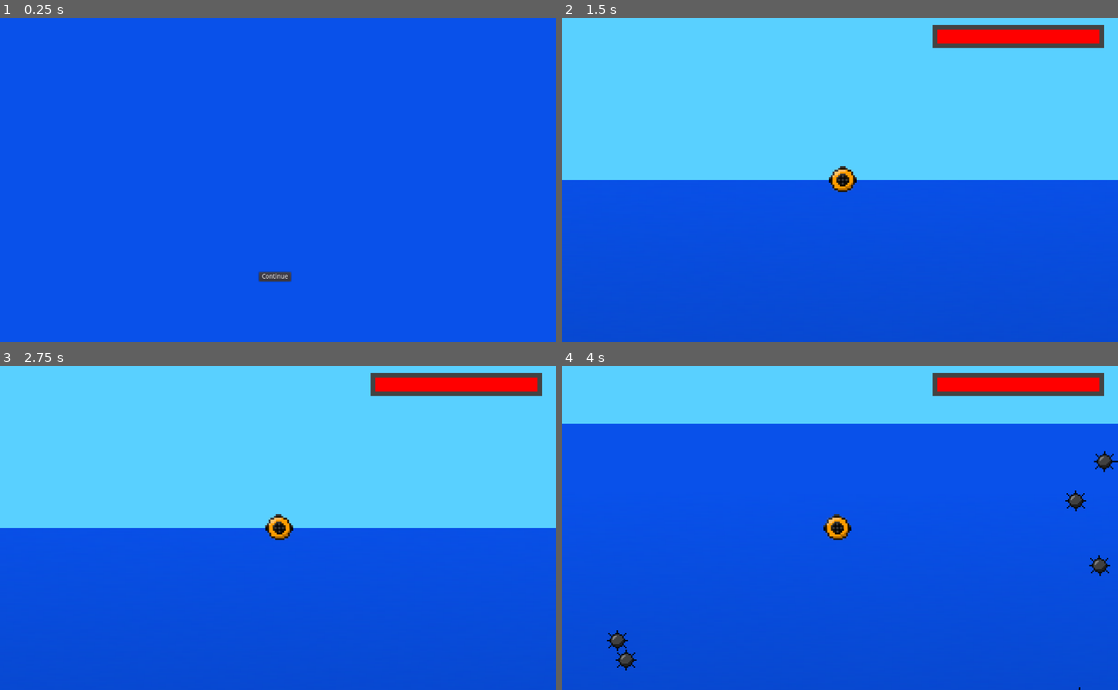
Above: before the commit, frames 1-4 (two rows, left to right).
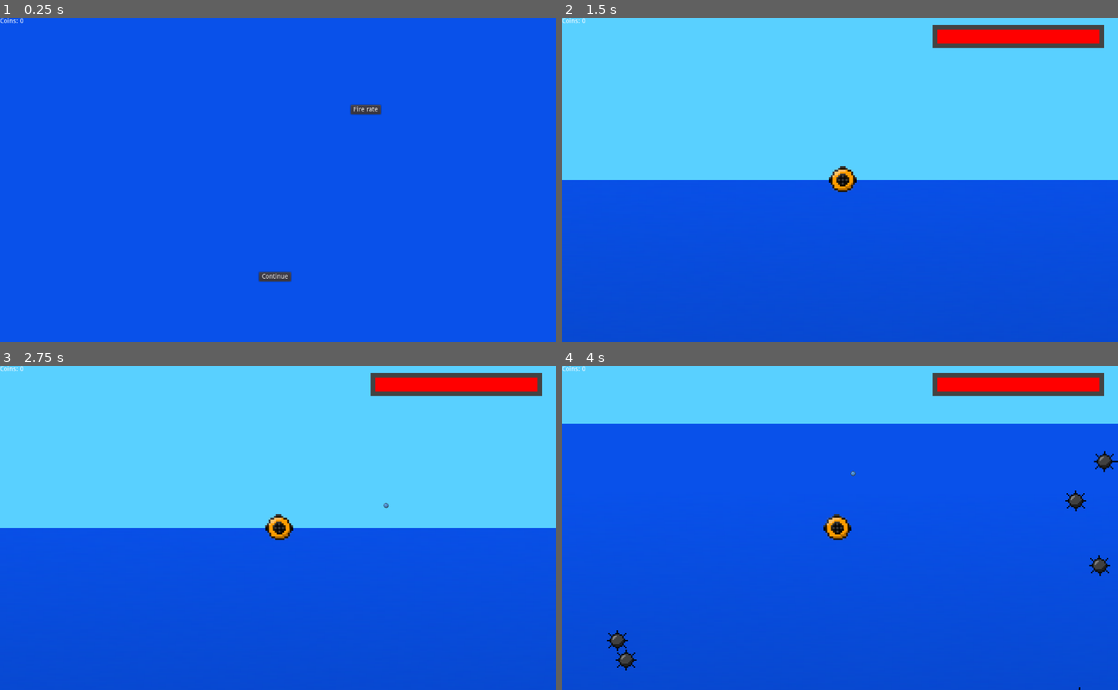
Above: after the commit, the same moments.

Repository: DecrementedPalindrome/DPorAndDPearl
Game: Godot game, scene res://Shop/Shop.tscn
Same seed, same stepped clock (60 frames per second), same inputs: the game is played once before the commit and once after it. This scene is started directly instead of the project's main scene.
Inputs (mouse positions are in pixels of both pictures, inside the frame that each line leads up to):
- Up to frame 1 (0.25 s): no input
- Up to frame 2 (1.5 s): click (928, 108) at 0.5 s, where only the run after the commit has a clickable "Fire rate"; click "Continue" at 1.25 s
- Up to frame 3 (2.75 s): tap Enter at 2 s; move the mouse to (400, 511) at 2.02 s; hold Right (ui_right) from 2.03 s (still down)
- Up to frame 4 (4 s): move the mouse to (728, 544) at 2.77 s; release Right (ui_right) at 2.78 s; hold Down (ui_down) 2.78-3.53 s; move the mouse to (895, 456) at 3.52 s; hold Right (ui_right) from 3.53 s (still down)

The runs differ from the first frame. In frame 1, 0.2% of the frame differs, in the area x 0-69%, y 0-31%; in frame 2, less than 0.1%; in frame 3, less than 0.1%; in frame 4, less than 0.1%.

Commit message:
Add bullet collision and a basic upgrade screen

Diff:
--- /dev/null
+++ b/Bullets/Bullet.gd
@@ -0,0 +1,15 @@
+extends RigidBody2D
+
+class_name Bullet
+
+func destroy():
+	queue_free()
+
+var Player
+
+func set_player(var player):
+	Player = player
+
+func _process(delta):
+	if position.distance_to(Player.position) > 1000:
+		queue_free()
--- /dev/null
+++ b/Bullets/PlayerBullet.gd
@@ -0,0 +1,5 @@
+extends Bullet
+
+func _on_Hitbox_body_entered(body):
+	body.damage(Upgrades.damage)
+	destroy()
--- /dev/null
+++ b/Bullets/PlayerBullet.tscn
@@ -0,0 +1,20 @@
+[gd_scene load_steps=4 format=2]
+
+[ext_resource path="res://Assets/PlayerBullet.png" type="Texture" id=1]
+[ext_resource path="res://Bullets/PlayerBullet.gd" type="Script" id=2]
+
+[sub_resource type="CircleShape2D" id=1]
+
+[node name="PlayerBullet" type="RigidBody2D"]
+gravity_scale = 0.0
+script = ExtResource( 2 )
+
+[node name="Sprite" type="Sprite" parent="."]
+texture = ExtResource( 1 )
+
+[node name="Hitbox" type="Area2D" parent="."]
+
+[node name="Hitbox" type="CollisionShape2D" parent="Hitbox"]
+scale = Vector2( 0.6, 0.6 )
+shape = SubResource( 1 )
+[connection signal="body_entered" from="Hitbox" to="." method="_on_Hitbox_body_entered"]
--- /dev/null
+++ b/Enemies/Enemy.gd
@@ -0,0 +1,40 @@
+extends RigidBody2D
+
+class_name Enemy
+
+var health setget health_set, health_get
+var worth = 1
+var damage_timer = 0
+
+var Player
+
+func _ready():
+	$Sprite.visible = true
+
+func set_player(var player):
+	Player = player
+
+func health_set(new_health):
+	health = new_health
+
+func health_get():
+	return health
+
+func _process(delta):
+	if position.distance_to(Player.position) > 1000:
+		queue_free()
+	if damage_timer > 0:
+		visible = fmod(damage_timer, 0.05) > 0.025
+		damage_timer -= delta
+	else:
+		visible = true
+
+func damage(var amount):
+	health -= amount
+	damage_timer = 0.25
+	if health <= 0:
+		destroy()
+
+func destroy():
+	Global.money += worth
+	queue_free()
--- a/Enemies/Mine.gd
+++ b/Enemies/Mine.gd
@@ -1,16 +1,4 @@
-extends Node2D
-
-var Player
+extends Enemy
 
 func _ready():
-	$Sprite.visible = true
-
-func set_player(var player):
-	Player = player
-
-func _process(delta):
-	if position.distance_to(Player.position) > 1000:
-		queue_free()
-
-func destroy():
-	queue_free()
+	health_set(2.0)
--- a/Enemies/Mine.tscn
+++ b/Enemies/Mine.tscn
@@ -18,3 +18,4 @@
 [node name="Hitbox" type="CollisionShape2D" parent="."]
 scale = Vector2( 0.6, 0.6 )
 shape = SubResource( 1 )
+[connection signal="body_entered" from="." to="." method="_on_Mine_body_entered"]
--- /dev/null
+++ b/Game/CoinMeter.gd
@@ -0,0 +1,5 @@
+extends Label
+
+
+func _process(delta):
+	text = "Coins: " + str(Global.money)
--- a/Game/Game.gd
+++ b/Game/Game.gd
@@ -14,4 +14,4 @@
 	update_health()
 
 func update_health():
-	$HUD/HealthBar/Health.rect_size.x = 350 * (float($Player.health) / Upgrades.health)
+	$HUD/HealthBar/Health.rect_size.x = 350 * (float($Player.health) / Upgrades.health[Upgrades.health_level].value)
--- a/Game/Game.tscn
+++ b/Game/Game.tscn
@@ -9,6 +9,7 @@
 [ext_resource path="res://Assets/Floor.png" type="Texture" id=7]
 [ext_resource path="res://Game/Floor.gd" type="Script" id=8]
 [ext_resource path="res://Assets/Background.png" type="Texture" id=9]
+[ext_resource path="res://Game/CoinMeter.gd" type="Script" id=10]
 
 [sub_resource type="Shader" id=1]
 code = "shader_type canvas_item;
@@ -57,6 +58,7 @@
 script = ExtResource( 5 )
 
 [node name="Player" parent="." instance=ExtResource( 1 )]
+game_path = NodePath("..")
 
 [node name="Camera2D" type="Camera2D" parent="Player"]
 visible = false
@@ -131,6 +133,15 @@
 "_edit_use_anchors_": false
 }
 
+[node name="CoinMeter" type="Label" parent="HUD"]
+margin_right = 40.0
+margin_bottom = 14.0
+text = "Coins: 0"
+script = ExtResource( 10 )
+__meta__ = {
+"_edit_use_anchors_": false
+}
+
 [node name="ParallaxBackground" type="ParallaxBackground" parent="."]
 
 [node name="ParallaxLayer" type="ParallaxLayer" parent="ParallaxBackground"]
--- a/Game/Upgrades.gd
+++ b/Game/Upgrades.gd
@@ -1,9 +1,32 @@
 extends Node
+class CostValue:
+	var cost
+	var value
 
+	func _init(c, v):
+		cost = c
+		value = v
 
-var health = 2 #Hits
+var health = [#Hits
+	CostValue.new(0,  2),
+	CostValue.new(10, 3),
+	CostValue.new(25, 4),
+	CostValue.new(60, 5),
+	CostValue.new(200, 6)
+]
+
+var fire_rate = [#Per second
+	CostValue.new(0,  0.5),
+	CostValue.new(10, 0.25),
+	CostValue.new(25, 0.125),
+	CostValue.new(60, 0.1),
+	CostValue.new(200, 0.8)
+]
+
+var health_level = 0
 var maxDepth = 300 #Pixels
-var fireRate = 0.5 #Per second
+var fire_rate_level = 0
 var num_bullets = 1 #Per shot
+var damage = 1
 var oxygen_time = 20 #Seconds
 var speed = 300 #Pixels per second
--- a/Game/global.gd
+++ b/Game/global.gd
@@ -1,3 +1,5 @@
 extends Node
 
 var ocean_depth = 10000 #Pixels
+
+var money = 0 #Dubloons
--- a/Player/Player.gd
+++ b/Player/Player.gd
@@ -1,19 +1,35 @@
 extends Node2D
 
 export (NodePath) var game_path
+
+export (PackedScene) var Bullet
 
 var Game
 
 var health
 var speed
 
+var last_process_time = 0
+var last_bullet_shot = 0
+var damage_timer = 0
+
 func _ready():
 	Game = get_node(game_path)
-	health = Upgrades.health
+	health = Upgrades.health[Upgrades.health_level].value
 	speed = Upgrades.speed
 
 func _process(delta):
 	processMovement(delta)
+	if (last_process_time + delta) > (last_bullet_shot + Upgrades.fire_rate[Upgrades.fire_rate_level].value):
+		spawn_bullet()
+		last_bullet_shot = last_process_time + delta
+	last_process_time += delta
+
+	if damage_timer > 0:
+		visible = fmod(damage_timer, 0.05) > 0.025
+		damage_timer -= delta
+	else:
+		visible = true
 
 func processMovement(delta):
 	var velocity = Vector2()
@@ -31,10 +47,17 @@
 	position.y = clamp(position.y, 0, Global.ocean_depth-30)
 	position.x = clamp(position.x, -5000, 5000)
 
-
+func spawn_bullet():
+	var bullet = Bullet.instance()
+	Game.call_deferred("add_child",bullet)
+	bullet.position = position
+	bullet.linear_velocity = (get_viewport().get_mouse_position()-Vector2(600, 350)).normalized() * Upgrades.speed*3
+	bullet.set_player(self)
 
 func hit():
-	health -= 1
+	if damage_timer <= 0:
+		health -= 1
+		damage_timer = 1
 
 func _on_Hitbox_body_entered(body):
 	body.destroy()
--- a/Player/Player.tscn
+++ b/Player/Player.tscn
@@ -1,12 +1,14 @@
-[gd_scene load_steps=4 format=2]
+[gd_scene load_steps=5 format=2]
 
 [ext_resource path="res://Assets/Submarine.png" type="Texture" id=1]
 [ext_resource path="res://Player/Player.gd" type="Script" id=2]
+[ext_resource path="res://Bullets/PlayerBullet.tscn" type="PackedScene" id=3]
 
 [sub_resource type="CircleShape2D" id=1]
 
 [node name="Player" type="Node2D"]
 script = ExtResource( 2 )
+Bullet = ExtResource( 3 )
 
 [node name="Sprite" type="Sprite" parent="."]
 scale = Vector2( 4, 4 )
--- a/Shop/Shop.gd
+++ b/Shop/Shop.gd
@@ -1,5 +1,10 @@
 extends Control
-
 
 func _on_Continue_pressed():
 	get_tree().change_scene("res://Game/Game.tscn")
+
+
+func _on_FireRate_pressed():
+	if Global.money > Upgrades.fire_rate[Upgrades.fire_rate_level+1].cost:
+		Global.money -= Upgrades.fire_rate[Upgrades.fire_rate_level+1].cost
+		Upgrades.fire_rate_level += 1
--- a/Shop/Shop.tscn
+++ b/Shop/Shop.tscn
@@ -1,6 +1,7 @@
-[gd_scene load_steps=2 format=2]
+[gd_scene load_steps=3 format=2]
 
 [ext_resource path="res://Shop/Shop.gd" type="Script" id=1]
+[ext_resource path="res://Game/CoinMeter.gd" type="Script" id=2]
 
 [node name="Control" type="Control"]
 anchor_right = 1.0
@@ -19,4 +20,20 @@
 __meta__ = {
 "_edit_use_anchors_": false
 }
+
+[node name="FireRate" type="Button" parent="."]
+margin_left = 756.685
+margin_top = 188.417
+margin_right = 821.685
+margin_bottom = 208.417
+text = "Fire rate"
+__meta__ = {
+"_edit_use_anchors_": false
+}
+
+[node name="CoinMeter" type="Label" parent="."]
+margin_right = 40.0
+margin_bottom = 14.0
+script = ExtResource( 2 )
 [connection signal="pressed" from="Continue" to="." method="_on_Continue_pressed"]
+[connection signal="pressed" from="FireRate" to="." method="_on_FireRate_pressed"]
--- a/project.godot
+++ b/project.godot
@@ -8,9 +8,20 @@
 
 config_version=4
 
-_global_script_classes=[  ]
+_global_script_classes=[ {
+"base": "RigidBody2D",
+"class": "Bullet",
+"language": "GDScript",
+"path": "res://Bullets/Bullet.gd"
+}, {
+"base": "RigidBody2D",
+"class": "Enemy",
+"language": "GDScript",
+"path": "res://Enemies/Enemy.gd"
+} ]
 _global_script_class_icons={
-
+"Bullet": "",
+"Enemy": ""
 }
 
 [application]
Binary file added: Assets/EnemyBullet.png
Not shown, added: Assets/EnemyBullet.png.import
Binary file added: Assets/PlayerBullet.png
Not shown, added: Assets/PlayerBullet.png.import
Not shown: 1 places in Game/Game.tscn that only renumber resources
Not shown, added: Assets/EnemyBullet.pdn
Not shown, changed: Assets/PirateSubmarines.wav
Not shown, added: Assets/PlayerBullet.pdn
